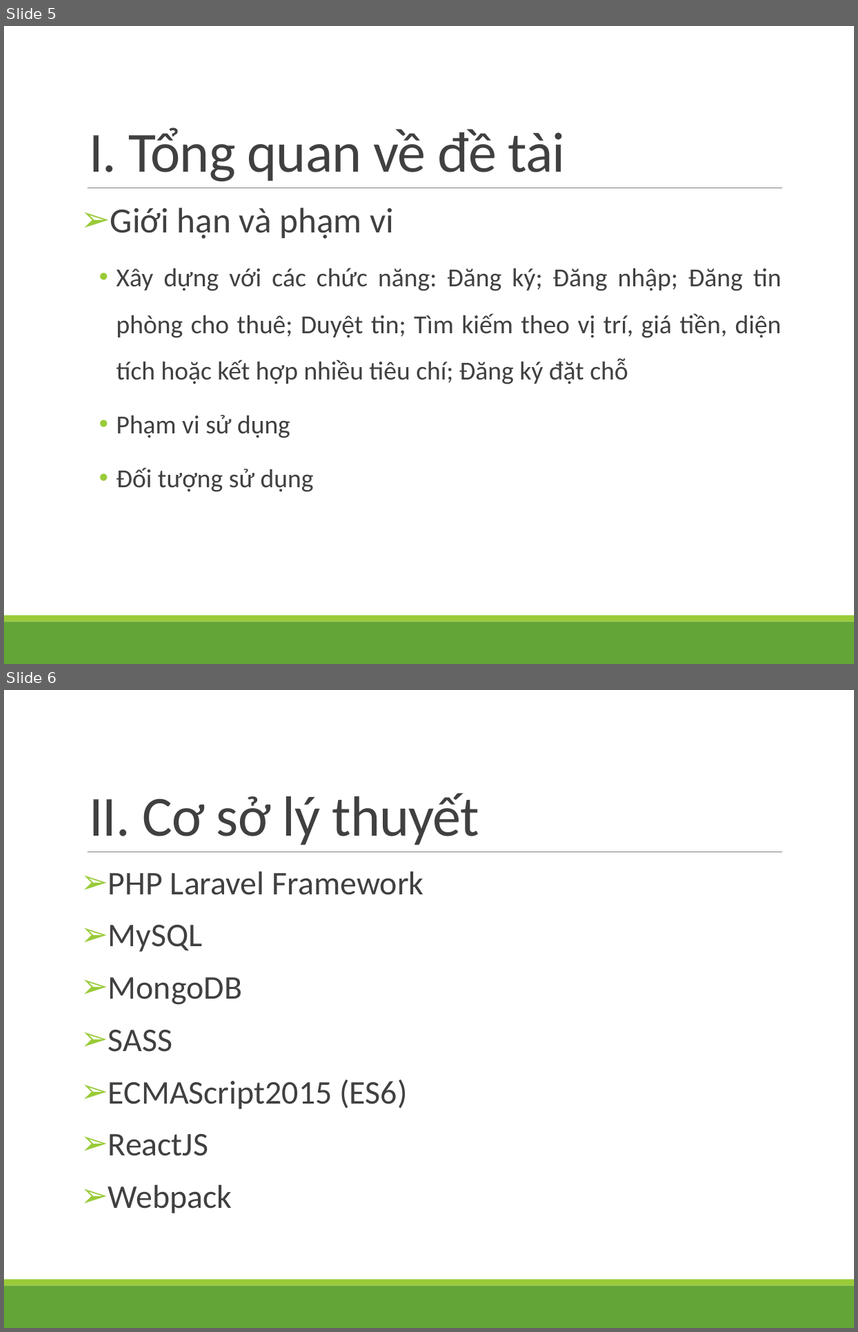
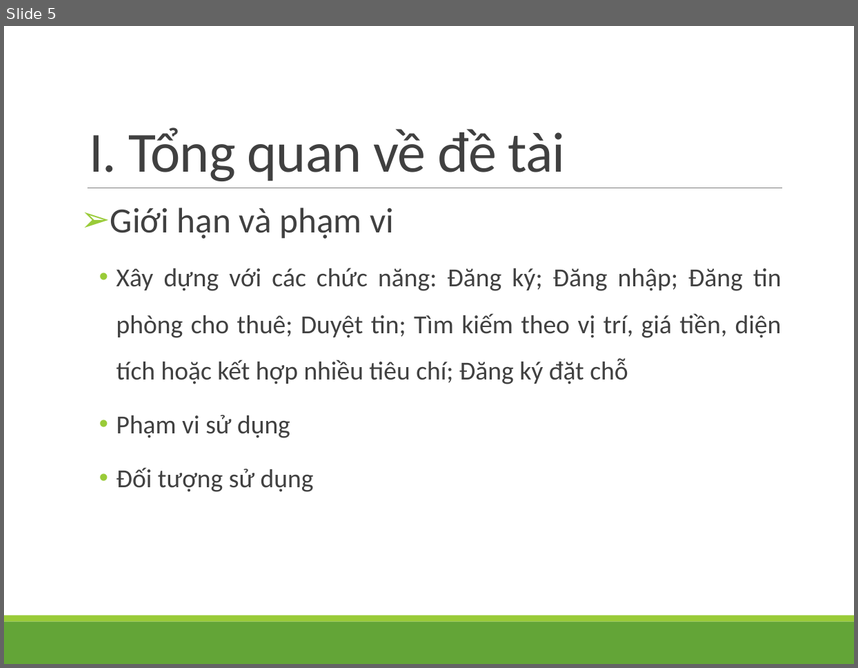
Before and after one commit to anhkhoa289/NhaTro, a slide deck: document/ThuyetMinh/TM.pptx. Shown one above the other, each under a label of ours: slides 5 and 6 before the commit, slide 5 after it. The pictures are 858x1332 and 858x668 pixels, drawn with LibreOffice and Linux fonts; fonts in the diff are those of the drawing. Boxes give left, top, right and bottom in pixels: in the first picture for what was removed or moved away, otherwise in the second. Text is boxed around its words. In the diff, an @@ line names an element or a change of style, - is before the commit and + after.

```diff
--- a/document/ThuyetMinh/TM.pptx
+++ b/document/ThuyetMinh/TM.pptx
@@ slide 6 removed at bbox=[4, 690, 854, 1328], background #FFFFFF; not listed: 3 template elements that a slide beside it also shows @@
@@ title removed at bbox=[89, 793, 479, 845] @@
-II. Cơ sở lý thuyết
@@ text removed at bbox=[108, 871, 424, 1213] @@
-➢ PHP Laravel Framework
-➢ MySQL
-➢ MongoDB
-➢ SASS
-➢ ECMAScript2015 (ES6)
-➢ ReactJS
-➢ Webpack
```
Also in this commit, not shown: 2 slides changed, 4 slides added, 11 other files.
